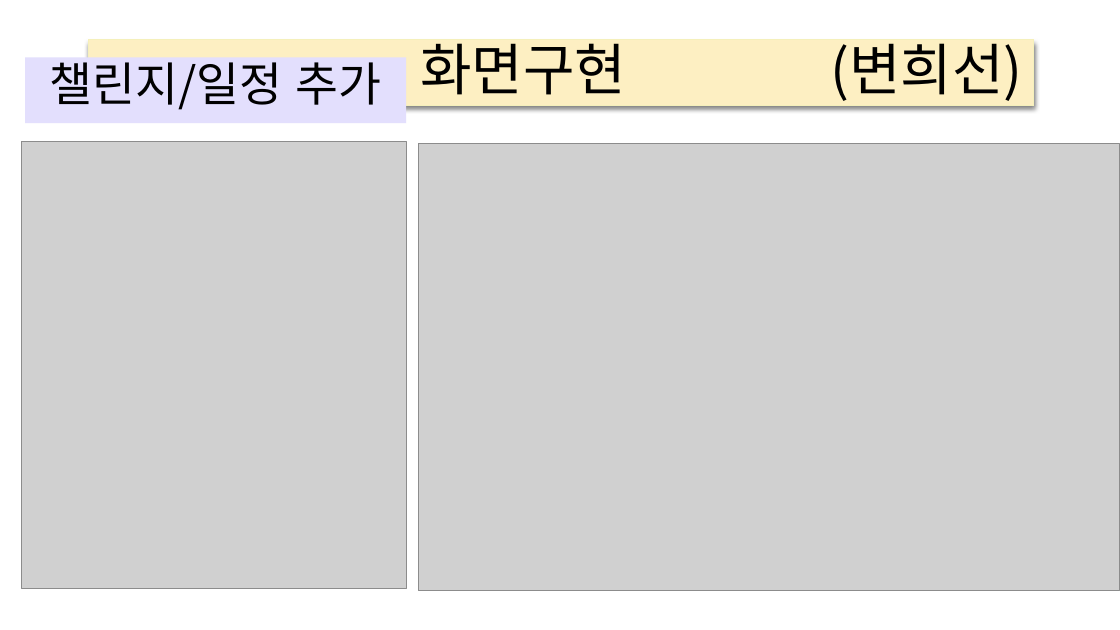
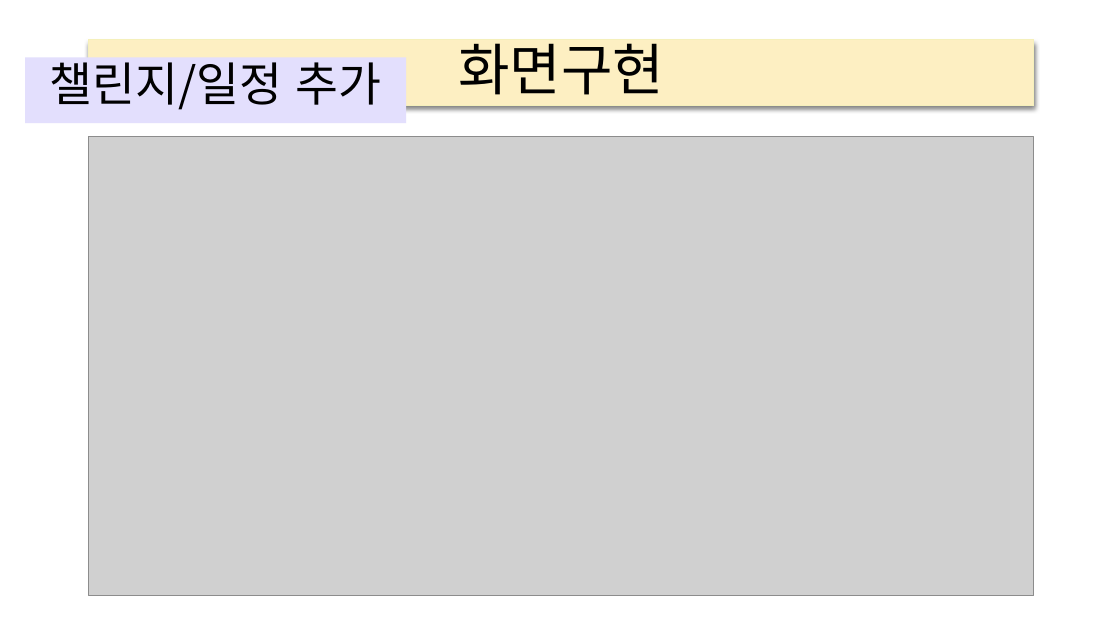
Before and after one commit to elquineas/elquineas.github.io, a slide deck: slide 14 of 갓생살기_ver4.pptx (slide 11 before the commit). Drawn at 1120x630 pixels with LibreOffice and Linux fonts; fonts in the diff are those of the drawing; grey boxes stand for pictures. Boxes give left, top, right and bottom in pixels: in the first picture for what was removed or moved away, otherwise in the second. Text is boxed around its words. In the diff, an @@ line names an element or a change of style, - is before the commit and + after.

```diff
--- a/갓생살기_ver4.pptx
+++ b/갓생살기_ver4.pptx
@@ title at <box>458,33,664,95</box>: text changed @@
-화면구현 (변희선)
+화면구현
@@ picture removed at <box>22,141,406,588</box> @@
@@ picture: place and size @@
-picture at <box>418,144,1120,591</box>
+picture at <box>88,137,1033,596</box>
```
Also in this commit, not shown: 5 other slides changed, 9 slides added.
